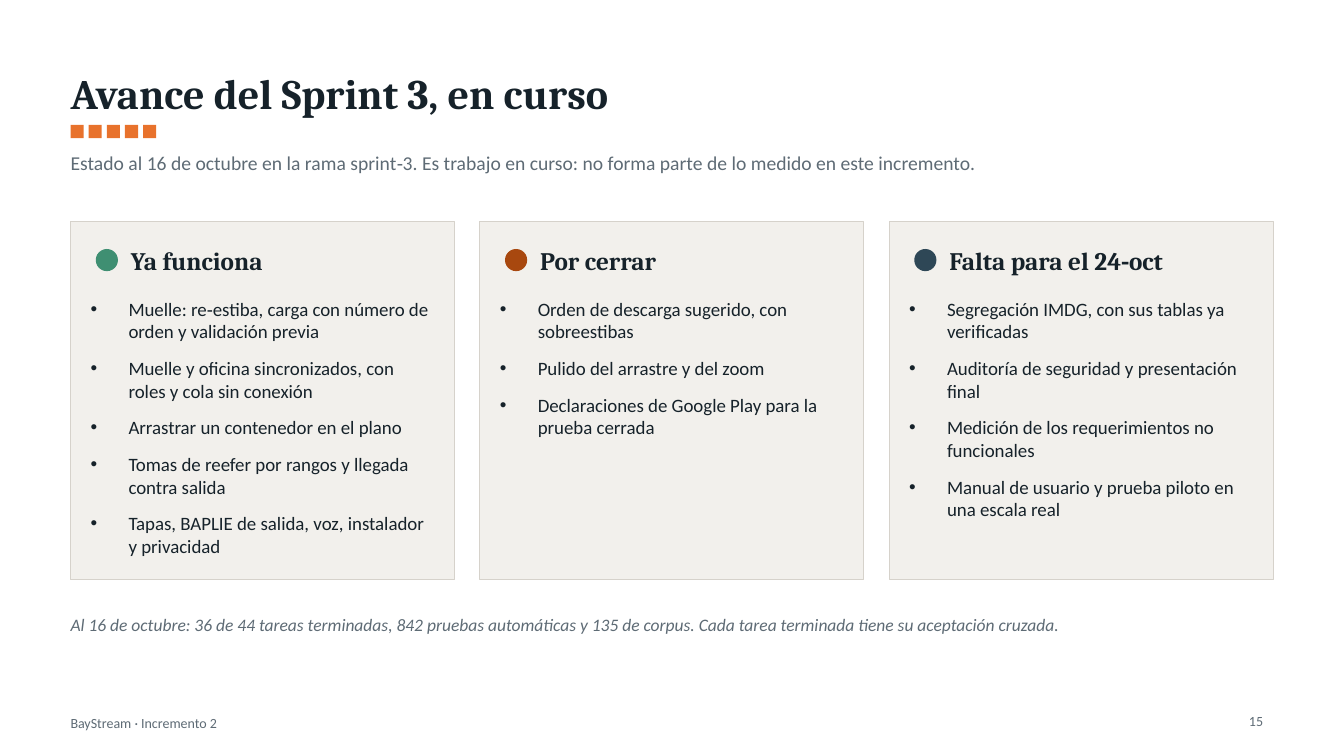
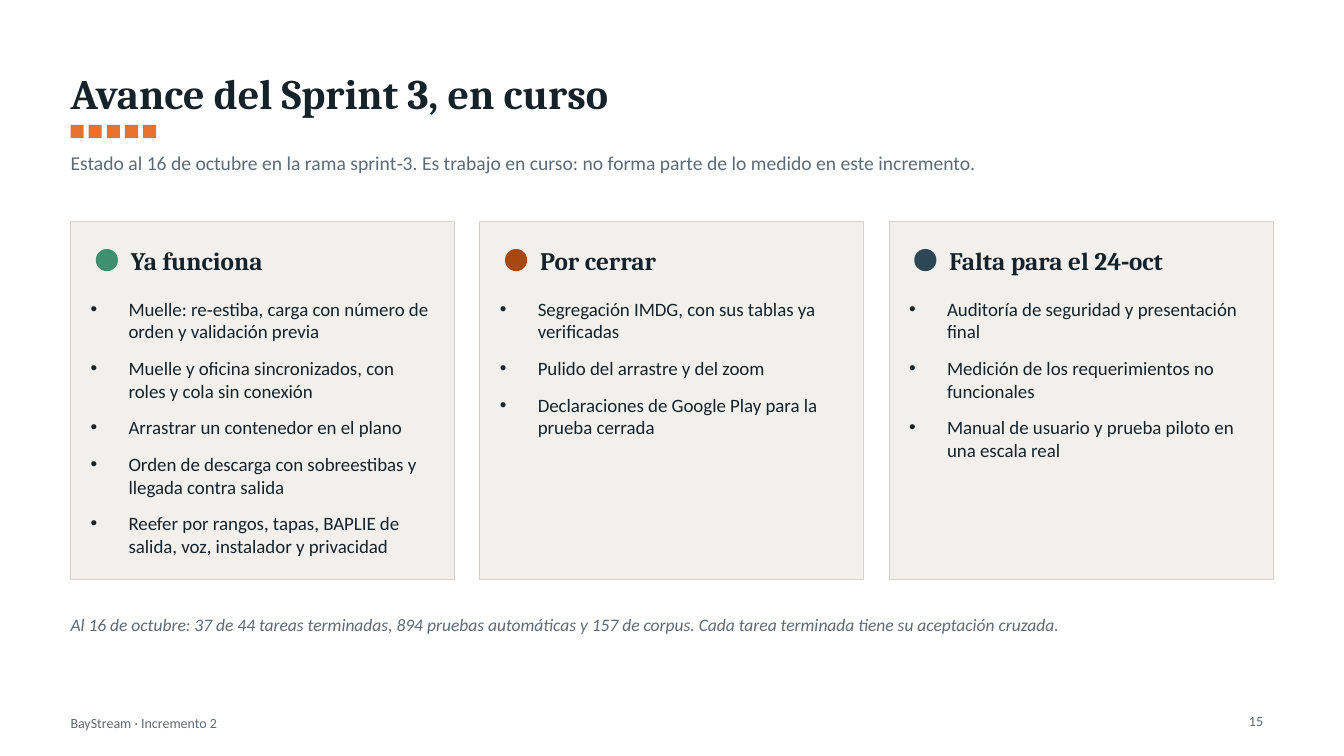
Before and after one commit to YovaWarrior/Proyecto-BayStream, a slide deck: slide 15 of docs/BayStream_Incremento2_Presentacion.pptx. Drawn at 1344x756 pixels with LibreOffice and Linux fonts; fonts in the diff are those of the drawing. Boxes give left, top, right and bottom in pixels: in the first picture for what was removed or moved away, otherwise in the second. Text is boxed around its words. In the diff, an @@ line names an element or a change of style, - is before the commit and + after.

```diff
--- a/docs/BayStream_Incremento2_Presentacion.pptx
+++ b/docs/BayStream_Incremento2_Presentacion.pptx
@@ text at [538, 303, 815, 338]: text changed @@
-• Orden de descarga sugerido, con sobreestibas
+• Segregación IMDG, con sus tablas ya verificadas
@@ text at [947, 303, 1224, 338]: paragraph removed @@
-• Segregación IMDG, con sus tablas ya verificadas
@@ text at [129, 458, 417, 556]: text changed @@
-• Tomas de reefer por rangos y llegada contra salida
-• Tapas, BAPLIE de salida, voz, instalador y privacidad
+• Orden de descarga con sobreestibas y llegada contra salida
+• Reefer por rangos, tapas, BAPLIE de salida, voz, instalador y privacidad
@@ text at [71, 619, 1059, 634]: text changed @@
-Al 16 de octubre: 36 de 44 tareas terminadas, 842 pruebas automáticas y 135 de corpus. Cada tarea terminada tiene su aceptación cruzada.
+Al 16 de octubre: 37 de 44 tareas terminadas, 894 pruebas automáticas y 157 de corpus. Cada tarea terminada tiene su aceptación cruzada.
```
Also in this commit, not shown: 2 other files.
